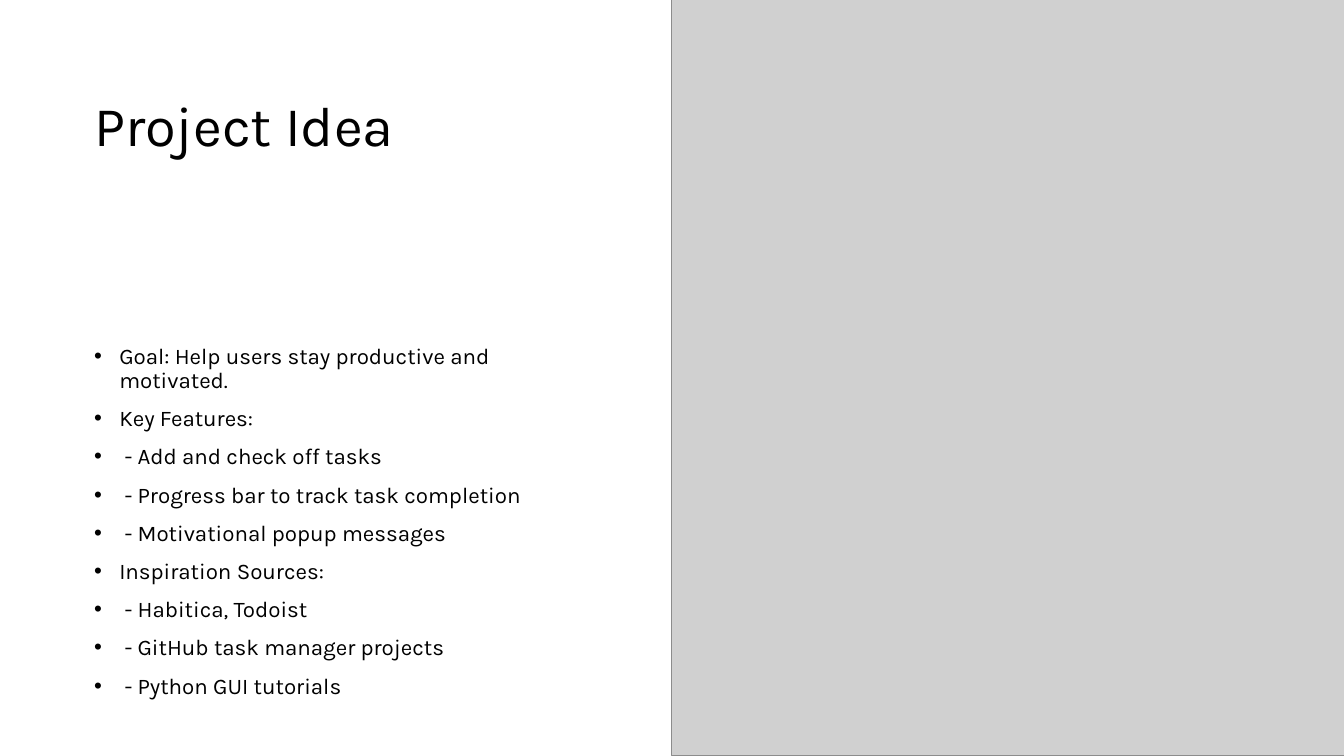
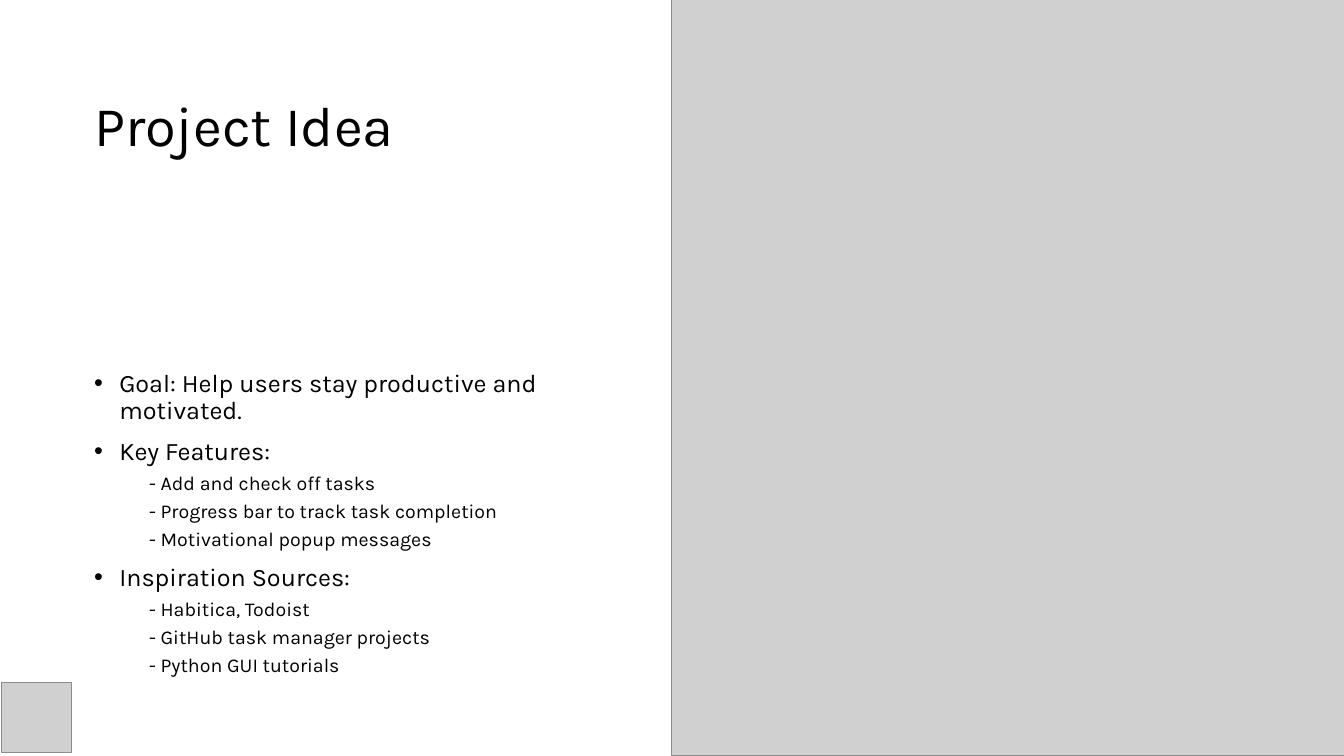
Before and after one commit to ksu-is/Get_It_Done, a slide deck: slide 3 of Get_It_Done.pptx (slide 2 before the commit). Drawn at 1344x756 pixels with LibreOffice and Linux fonts; fonts in the diff are those of the drawing; grey boxes stand for pictures. Boxes give left, top, right and bottom in pixels: in the first picture for what was removed or moved away, otherwise in the second. Text is boxed around its words. In the diff, an @@ line names an element or a change of style, - is before the commit and + after.

```diff
--- a/Get_It_Done.pptx
+++ b/Get_It_Done.pptx
@@ text "Goal: Help users stay productive ..." at [119, 374, 537, 677]: size 16 to 18 pt in "Goal: Help users stay productive and motivated.", "Key Features:", "Inspiration Sources:"; size 16 to 14 pt in "- Add and check off tasks", "- Progress bar to track task completion", "- Motivational popup messages", "- Habitica, Todoist" and 2 more places; bullet • to none; list level 1 to 2 in "- Add and check off ..."; list level 1 to 2 in "- Progress bar to track ..."; list level 1 to 2 in "- Motivational popup messages"; list level 1 to 2 in "- Habitica, Todoist"; list level 1 to 2 in "- GitHub task manager projects"; list level 1 to 2 in "- Python GUI tutorials" @@
@@ picture added at [1, 683, 71, 752] @@
```
Also in this commit, not shown: 4 other slides changed, 1 slide added, 1 other file.
